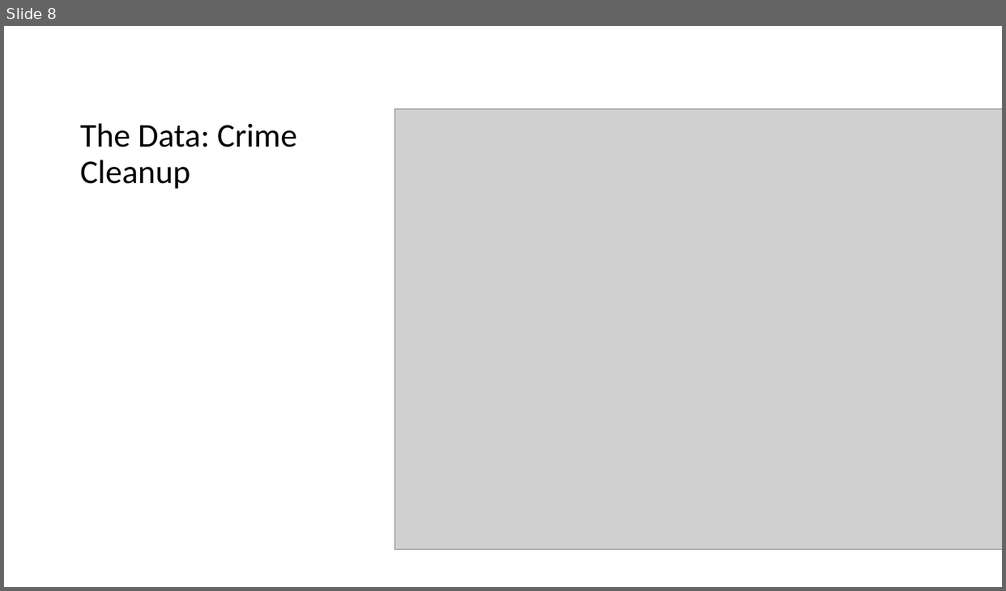
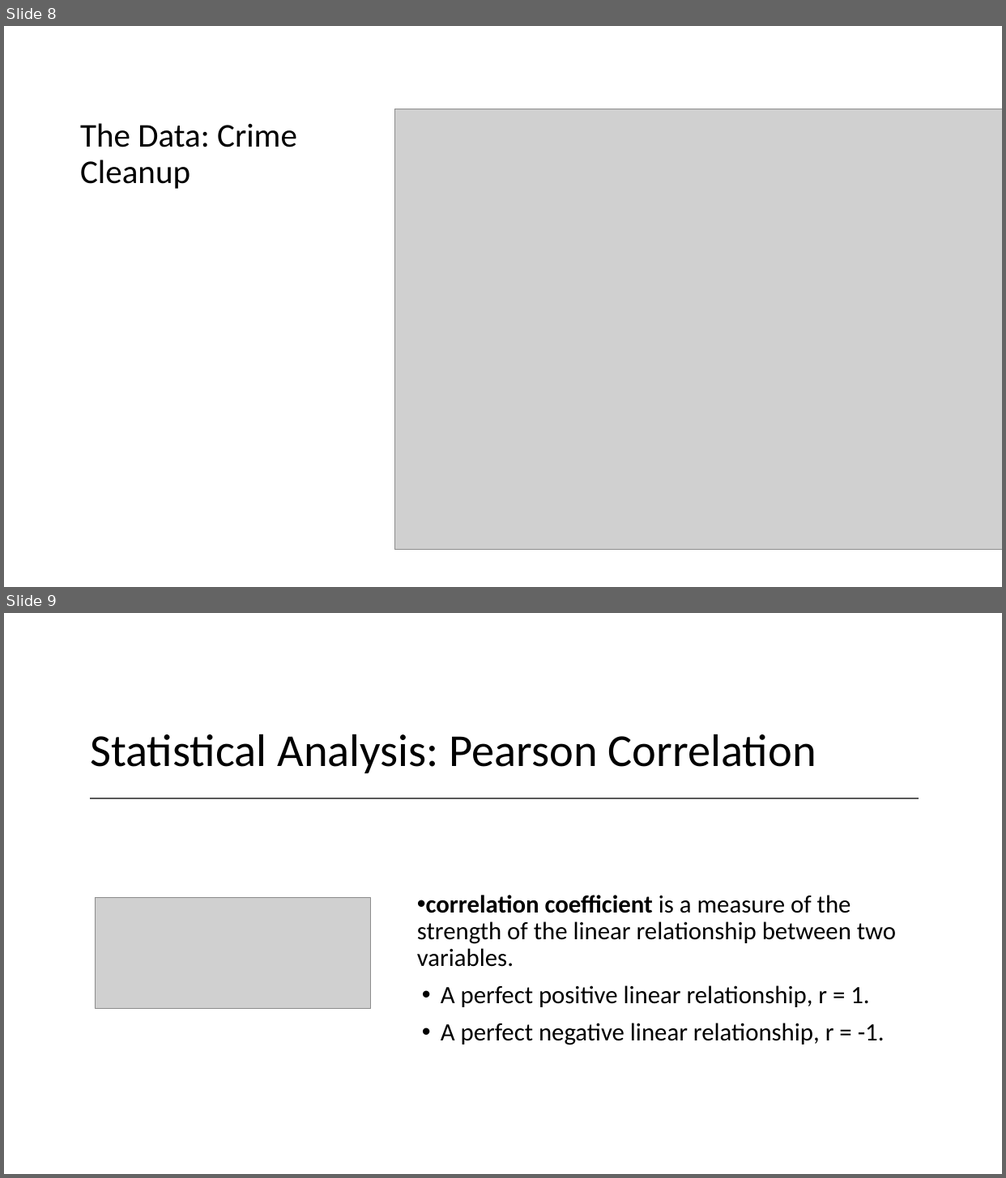
Before and after one commit to franciscohohn/Project_1, a slide deck: Weather_vs_Crime.pptx. Shown one above the other, each under a label of ours: slide 8 before the commit, slides 8 and 9 after it. The pictures are 1006x591 and 1006x1178 pixels, drawn with LibreOffice and Linux fonts; fonts in the diff are those of the drawing; grey boxes stand for pictures. Boxes give left, top, right and bottom in pixels: in the first picture for what was removed or moved away, otherwise in the second. Text is boxed around its words. In the diff, an @@ line names an element or a change of style, - is before the commit and + after.

Commit message:
updated weather cleanup and pearson correlation in ppt

```diff
--- a/Weather_vs_Crime.pptx
+++ b/Weather_vs_Crime.pptx
@@ slide 9 added at (x1=4, y1=613, x2=1002, y2=1174), background #FFFFFF @@
@@ title added at (x1=90, y1=734, x2=816, y2=773), 44 pt, text #000000 @@
+Statistical Analysis: Pearson Correlation
@@ line added from (90, 798) to (918, 798), #595959 1.25 pt @@
@@ picture added at (x1=96, y1=898, x2=371, y2=1009) @@
@@ text added at (x1=417, y1=895, x2=896, y2=1046), 24 pt, text #000000 @@
+• correlation coefficient is a measure of the strength of the linear relationship between two variables.
+• A perfect positive linear relationship, r = 1.
+• A perfect negative linear relationship, r = -1.
```
Also in this commit, not shown: 2 slides changed, 1 other slide added, 1 slide removed.
